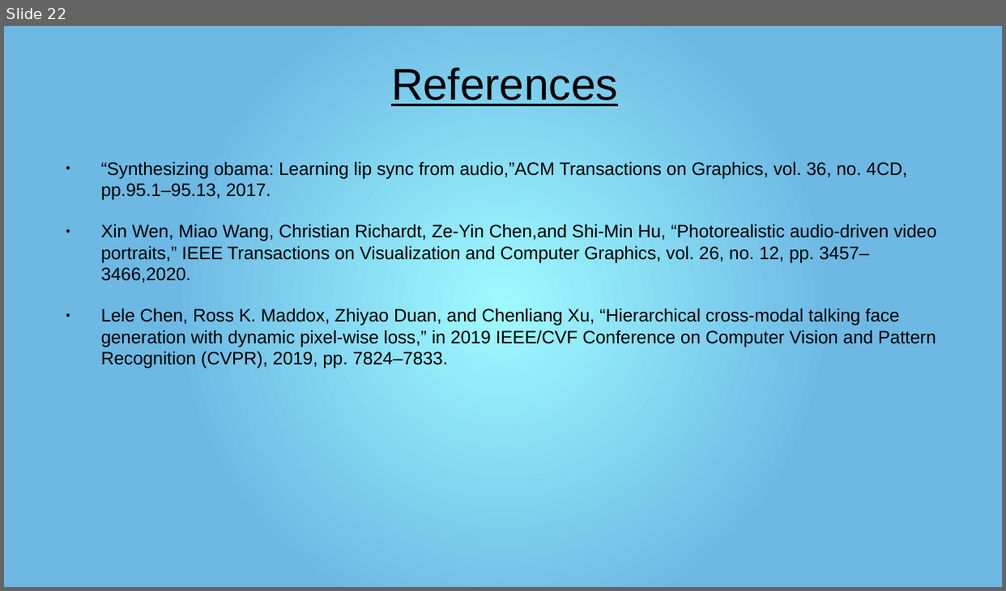
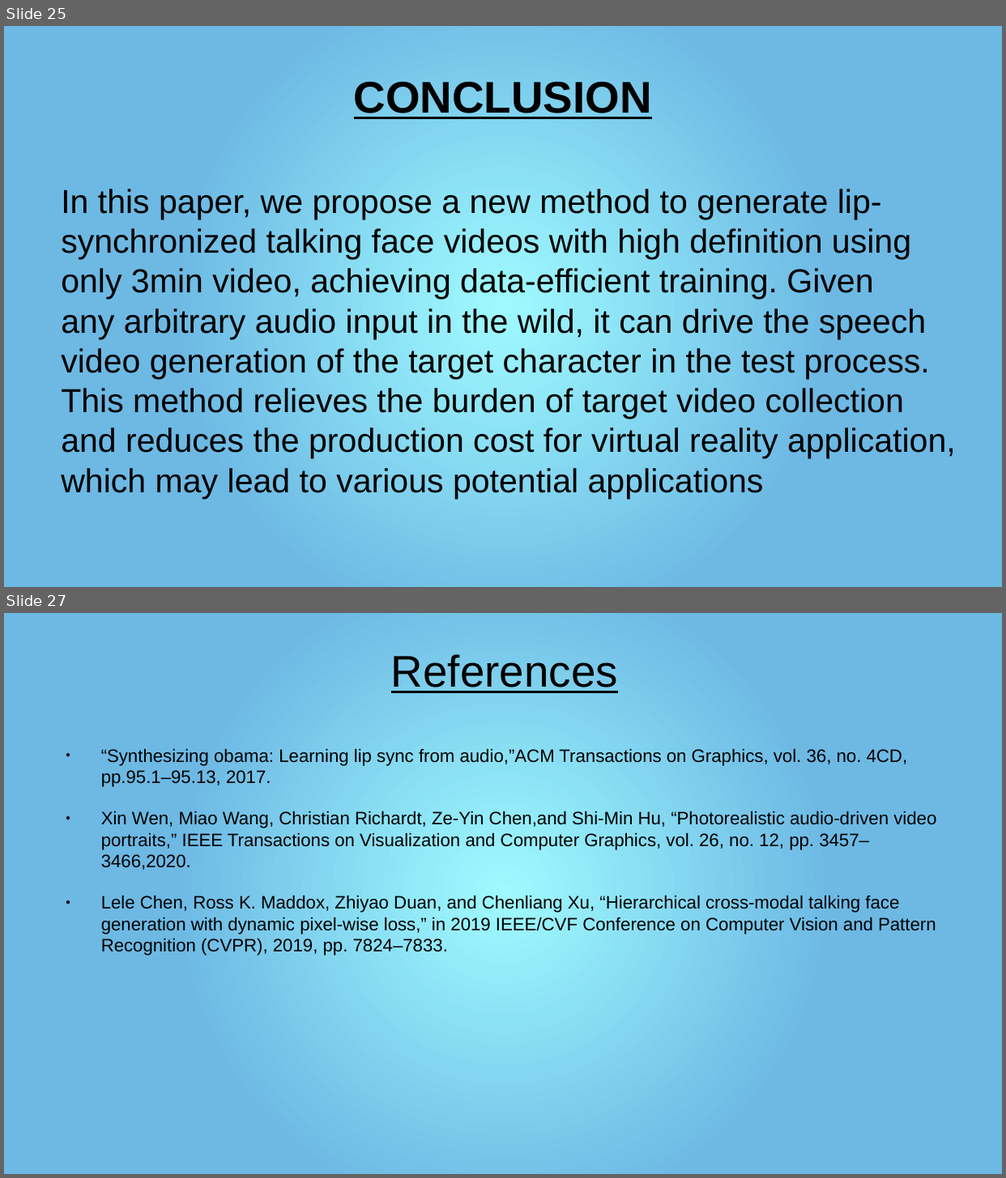
Before and after one commit to mr-speedster/seminar-presentation, a slide deck: Presentation.pptx. Shown one above the other, each under a label of ours: slide 22 before the commit, slides 25 and 27 after it; the slides between them are not shown. The pictures are 1006x591 and 1006x1178 pixels, drawn with LibreOffice and Linux fonts; fonts in the diff are those of the drawing. Boxes give left, top, right and bottom in pixels: in the first picture for what was removed or moved away, otherwise in the second. Text is boxed around its words. In the diff, an @@ line names an element or a change of style, - is before the commit and + after.

```diff
--- a/Presentation.pptx
+++ b/Presentation.pptx
@@ slide 25 added at [4,26,1002,587], background gradient #9FFAFF to #6DB9E4 @@
@@ text added at [354,81,652,119], 32 pt, text #000000, bold, underline @@
+CONCLUSION
@@ text added at [61,189,956,499], 24 pt, text #000000 @@
+In this paper, we propose a new method to generate lip-
+synchronized talking face videos with high definition using
+only 3min video, achieving data-efficient training. Given
+any arbitrary audio input in the wild, it can drive the speech
+video generation of the target character in the test process.
+This method relieves the burden of target video collection
+and reduces the production cost for virtual reality application,
+which may lead to various potential applications
@@ what was slide 22 is now slide 27 @@
```
Also in this commit, not shown: 8 slides changed, 8 other slides added, 4 slides removed, 4 other files.
